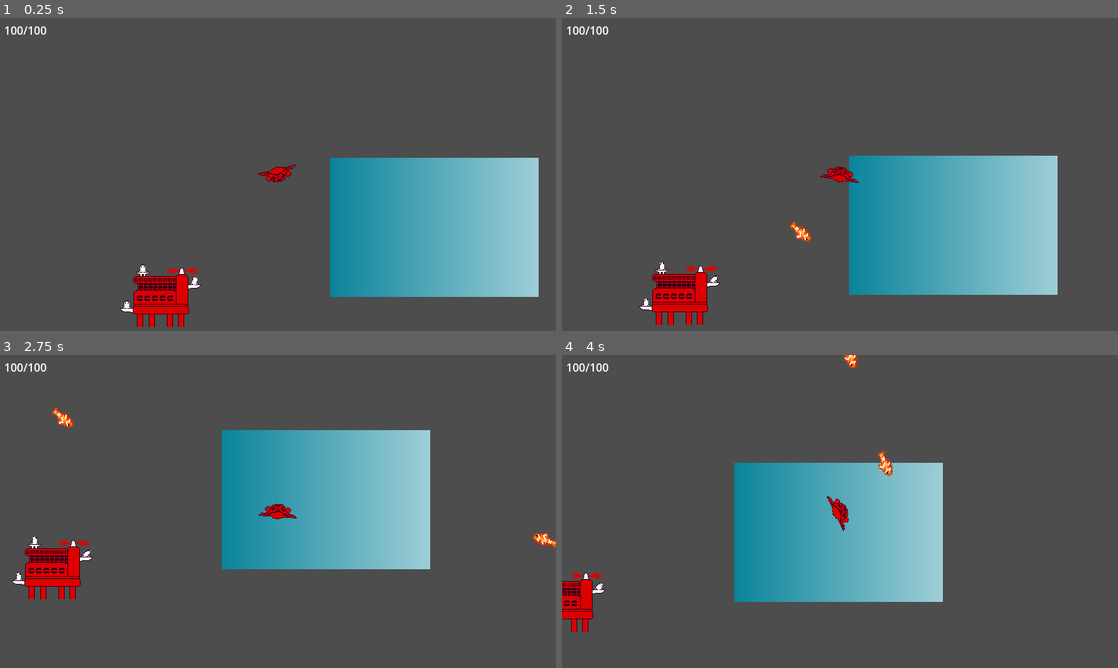
Above: before the commit, frames 1-4 (two rows, left to right).
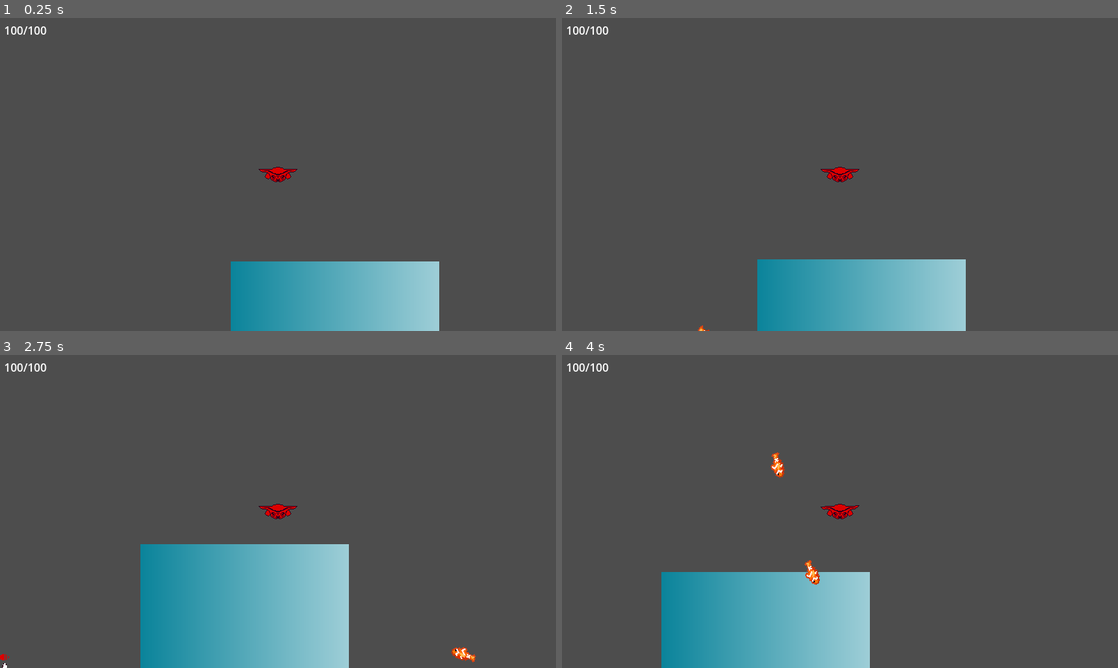
Above: after the commit, the same moments.

Repository: sialiss/GMTK-gamejam2023
Game: Godot game, scene res://Scenes/Sea/Sea.tscn
Two runs of this game, one before a commit and one after it. Both use one fixed random seed, a clock stepped at 60 frames per second and the inputs below.
Inputs (mouse positions are in pixels of both pictures, inside the frame that each line leads up to):
- Up to frame 1 (0.25 s): no input
- Up to frame 2 (1.5 s): move the mouse to (962, 158) at 0.52 s; hold D (move_right) 0.53-1.28 s; move the mouse to (728, 190) at 1.27 s; hold S (move_down) from 1.28 s (still down)
- Up to frame 3 (2.75 s): move the mouse to (333, 442) at 2.02 s; release S (move_down) at 2.03 s; hold D (move_right) from 2.03 s (still down)
- Up to frame 4 (4 s): move the mouse to (812, 574) at 2.77 s; release D (move_right) at 2.78 s; hold W (move_up) 2.78-3.53 s; move the mouse to (1006, 558) at 3.52 s; hold A (move_left) from 3.53 s (still down)

The runs differ from the first frame. In frame 1, 25% of the frame differs, in the area x 21-97%, y 44-100%; in frame 2, 25%; in frame 3, 32%, in the area x 0-100%, y 16-100%; in frame 4, 27%.

Commit message:
funny bullets

Diff:
--- a/Scenes/Creature/Creature.gd
+++ b/Scenes/Creature/Creature.gd
@@ -1,12 +1,16 @@
 class_name Creature extends RigidBody2D
 
 @export var max_health = 100
+@export var force = 200.0
+@export var torque = 1000.0
+
+
 @onready var health = max_health
-var force = 200
-var torque = 1000
+
 
 func _ready():
 	update_hp(0)
+
 
 func _physics_process(delta):
 	var input = Input.get_vector("move_left", "move_right", "move_up", "move_down")
@@ -28,14 +32,17 @@
 #	if health <= 0:
 #		die()
 
+
 func die():
 	#queue_free()
 	pass
+
 
 func update_hp(taken_damage: float):
 	health -= taken_damage
 	$Health/HP.text = "%d/%d" % [health, max_health]
 
+
 func _on_area_2d_body_entered(body):
 	#update_hp(body.damage)
 	pass
--- a/Scenes/Creature/Creature.tscn
+++ b/Scenes/Creature/Creature.tscn
@@ -1,8 +1,10 @@
-[gd_scene load_steps=5 format=3 uid="uid://c531hmqy1ihyj"]
+[gd_scene load_steps=6 format=3 uid="uid://c531hmqy1ihyj"]
 
 [ext_resource type="Script" path="res://Scenes/Creature/Creature.gd" id="1_qejp8"]
 [ext_resource type="Texture2D" uid="uid://b3jcc0xfviupi" path="res://Assets/Textures/Player/headsquid.png" id="2_joybx"]
 [ext_resource type="PackedScene" path="res://Scenes/Creature/Health.tscn" id="3_6isda"]
+
+[sub_resource type="PhysicsMaterial" id="PhysicsMaterial_mdsun"]
 
 [sub_resource type="CapsuleShape2D" id="CapsuleShape2D_u4on5"]
 radius = 12.0
@@ -11,9 +13,12 @@
 [node name="Creature" type="RigidBody2D"]
 texture_filter = 1
 collision_layer = 256
+mass = 600.0
+physics_material_override = SubResource("PhysicsMaterial_mdsun")
 gravity_scale = 0.0
 linear_damp = 1.0
 script = ExtResource("1_qejp8")
+force = 100000.0
 
 [node name="CollisionShape2D" type="CollisionShape2D" parent="."]
 rotation = 1.5708
--- a/Scenes/Enemies/Base/Base.tscn
+++ b/Scenes/Enemies/Base/Base.tscn
@@ -19,17 +19,15 @@
 shape = SubResource("RectangleShape2D_15m07")
 
 [node name="Gun" parent="." instance=ExtResource("2_4nkme")]
+position = Vector2(-25.5, -38)
 speed_degrees = 90.0
-predictive = true
 
 [node name="Gun2" parent="." instance=ExtResource("2_4nkme")]
 position = Vector2(-48.5, 14)
 max_angle_degrees = -90.0
 speed_degrees = 90.0
-predictive = true
 
 [node name="Gun3" parent="." instance=ExtResource("2_4nkme")]
 position = Vector2(48.5, -20)
 min_angle_degrees = -90.0
 speed_degrees = 90.0
-predictive = true
--- /dev/null
+++ b/Scenes/Enemies/Bullet/Bullet.gd
@@ -0,0 +1,8 @@
+extends RigidBody2D
+
+
+@export var impulse = 1000
+
+
+func shoot(angle):
+	apply_impulse(Vector2.from_angle(angle) * impulse)
--- /dev/null
+++ b/Scenes/Enemies/Bullet/Bullet.tscn
@@ -0,0 +1,25 @@
+[gd_scene load_steps=5 format=3 uid="uid://3rfuk48kok7o"]
+
+[ext_resource type="Texture2D" uid="uid://dq2kmc8u3ygqa" path="res://Assets/Textures/HumanEnemies/Boss/turretsdesign.png" id="1_5kjxm"]
+[ext_resource type="Script" path="res://Scenes/Enemies/Bullet/Bullet.gd" id="1_c5jan"]
+
+[sub_resource type="PhysicsMaterial" id="PhysicsMaterial_1x7vh"]
+bounce = 0.2
+
+[sub_resource type="CircleShape2D" id="CircleShape2D_c8g85"]
+radius = 2.0
+
+[node name="Bullet" type="RigidBody2D"]
+texture_filter = 1
+physics_material_override = SubResource("PhysicsMaterial_1x7vh")
+gravity_scale = 0.4
+script = ExtResource("1_c5jan")
+impulse = 600
+
+[node name="CollisionShape2D" type="CollisionShape2D" parent="."]
+shape = SubResource("CircleShape2D_c8g85")
+
+[node name="Sprite2D" type="Sprite2D" parent="."]
+texture = ExtResource("1_5kjxm")
+region_enabled = true
+region_rect = Rect2(2, 13, 9, 9)
--- a/Scenes/Enemies/Gun/Gun.gd
+++ b/Scenes/Enemies/Gun/Gun.gd
@@ -5,6 +5,8 @@
 @export_range(-360.0, 360.0) var max_angle_degrees = 0.0
 @export var speed_degrees = 360.0
 @export var predictive = false
+@export var shoot_cooldown = 1.0
+@export var bullet_scene: PackedScene
 
 
 @onready var min_angle = deg_to_rad(min_angle_degrees)
@@ -14,6 +16,12 @@
 
 @onready var radius_area = $RadiusArea
 @onready var ray = $Ray
+@onready var cooldown_timer = $CooldownTimer
+@onready var bullet_position = $BulletPosition
+
+
+func _ready():
+	cooldown_timer.wait_time = shoot_cooldown
 
 
 func _physics_process(delta):
@@ -28,3 +36,16 @@
 		creature_position += creature.linear_velocity
 	look_at(creature_position)
 	rotation = move_toward(old_rotation, clamp(rotation, min_angle, max_angle), speed * delta)
+
+	# Shoot
+	if cooldown_timer.is_stopped():
+		if $Ray.get_collider() == creature:
+			shoot()
+
+
+func shoot():
+	var bullet = bullet_scene.instantiate()
+	add_sibling(bullet)
+	bullet.global_position = bullet_position.global_position
+	bullet.shoot(rotation)
+	cooldown_timer.start()
--- a/Scenes/Enemies/Gun/Gun.tscn
+++ b/Scenes/Enemies/Gun/Gun.tscn
@@ -1,7 +1,8 @@
-[gd_scene load_steps=5 format=3 uid="uid://taye5sbg7llp"]
+[gd_scene load_steps=6 format=3 uid="uid://taye5sbg7llp"]
 
 [ext_resource type="Script" path="res://Scenes/Enemies/Gun/Gun.gd" id="1_v8ukw"]
 [ext_resource type="Texture2D" uid="uid://dq2kmc8u3ygqa" path="res://Assets/Textures/HumanEnemies/Boss/turretsdesign.png" id="2_8633w"]
+[ext_resource type="PackedScene" uid="uid://3rfuk48kok7o" path="res://Scenes/Enemies/Bullet/Bullet.tscn" id="2_e112h"]
 
 [sub_resource type="CircleShape2D" id="CircleShape2D_bwy8e"]
 radius = 8.0
@@ -10,9 +11,10 @@
 radius = 180.0
 
 [node name="Gun" type="Node2D"]
-position = Vector2(-25.5, -38)
+texture_filter = 1
 rotation = -1.57079
 script = ExtResource("1_v8ukw")
+bullet_scene = ExtResource("2_e112h")
 
 [node name="Body" type="StaticBody2D" parent="."]
 
@@ -38,3 +40,9 @@
 texture = ExtResource("2_8633w")
 region_enabled = true
 region_rect = Rect2(38, 11, 23, 13)
+
+[node name="BulletPosition" type="Node2D" parent="."]
+position = Vector2(12, -7.53403e-05)
+
+[node name="CooldownTimer" type="Timer" parent="."]
+one_shot = true
--- a/Scenes/Sea/Sea.tscn
+++ b/Scenes/Sea/Sea.tscn
@@ -17,13 +17,16 @@
 	pass
 "
 
+[sub_resource type="PhysicsMaterial" id="PhysicsMaterial_2bway"]
+
 [sub_resource type="WorldBoundaryShape2D" id="WorldBoundaryShape2D_h6fe1"]
 
 [node name="Sea" type="Node2D"]
 script = SubResource("GDScript_laj1i")
 
 [node name="Creature" parent="." instance=ExtResource("1_2i86a")]
-position = Vector2(297, 109)
+position = Vector2(440, -40)
+physics_material_override = SubResource("PhysicsMaterial_2bway")
 
 [node name="StaticBody2D" type="StaticBody2D" parent="."]
 position = Vector2(0, 329)
Not shown: 1 places in Scenes/Sea/Sea.tscn that only renumber resources
